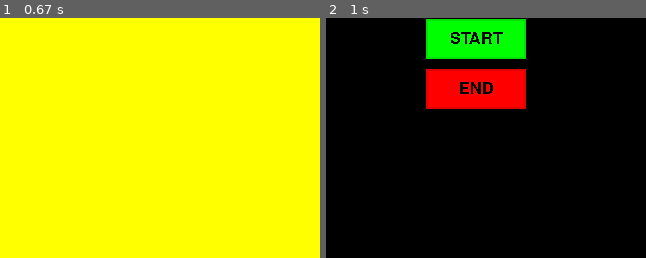
Above: before the commit, frames 1-2 (left to right).
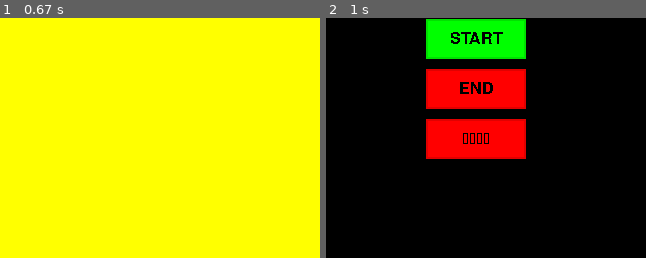
Above: after the commit, the same moments.

Repository: Jyny/gas_gun
Game: pygame game, started from gas_gun.py
Two runs of this game, one before a commit and one after it. Both use one fixed random seed, a clock stepped at 60 frames per second and the inputs below.
Inputs:
- Up to frame 1 (0.67 s): no input
- Up to frame 2 (1 s): no input
The pictures show only the part of the screen within x 0-50%, y 21-71%; the shares and areas given below are measured in that part.

Frame 1 is identical in both runs. In frame 2, 5.1% of the frame differs, in the area x 31-63%, y 42-59%.

Commit message:
add zh_TW fonts

Diff:
--- a/gas_gun.py
+++ b/gas_gun.py
@@ -233,7 +233,7 @@
 			self.color[2]-30 if self.color[2] > 30 else self.color[2])
 		pygame.draw.rect(screen, dark, [self.x1, self.y1, self.x2-self.x1, self.y2-self.y1])
 		pygame.draw.rect(screen, self.color, [self.x1+2, self.y1+2, self.x2-self.x1-4, self.y2-self.y1-4])
-		text = pygame.font.SysFont("", 24).render(self.text, False, BLACK)
+		text = pygame.font.Font('/usr/share/fonts/truetype/wqy/wqy-microhei.ttc', 24).render(self.text, False, BLACK)
 		text_rect = text.get_rect(center=((self.x1+self.x2)/2, (self.y1+self.y2)/2))
 		screen.blit(text, text_rect)
 
@@ -250,7 +250,7 @@
 			self.color[2]-30 if self.color[2] > 30 else self.color[2])
 		pygame.draw.rect(screen, YELLOW, [self.x1, self.y1, self.x2-self.x1, self.y2-self.y1])
 		pygame.draw.rect(screen, dark, [self.x1+2, self.y1+2, self.x2-self.x1-4, self.y2-self.y1-4])
-		text = pygame.font.SysFont("", 24).render(self.text, False, BLACK)
+		text = pygame.font.Font('/usr/share/fonts/truetype/wqy/wqy-microhei.ttc', 24).render(self.text, False, BLACK)
 		text_rect = text.get_rect(center=((self.x1+self.x2)/2, (self.y1+self.y2)/2))
 		screen.blit(text, text_rect)
 
@@ -412,6 +412,7 @@
 buttons.append(button(50, 80, 50, 80, WHITE, '1'))
 buttons.append(button(100, 200, 100, 140, GREEN, 'START'))
 buttons.append(button(100, 200, 150, 190, RED, 'END'))
+buttons.append(button(100, 200, 200, 240, RED, b'\xe7\xb5\xb1\xe4\xb8\x80\xe7\xb7\xa8\xe8\x99\x9f'.decode()))
 
 #main
 while True:
